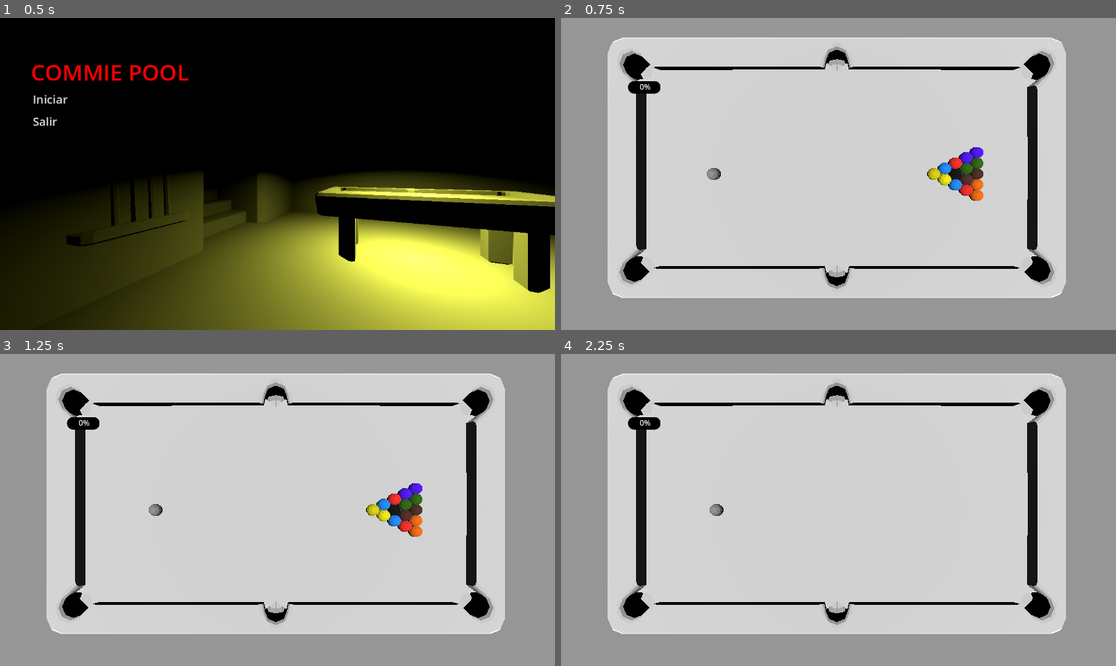
Above: before the commit, frames 1-4 (two rows, left to right).
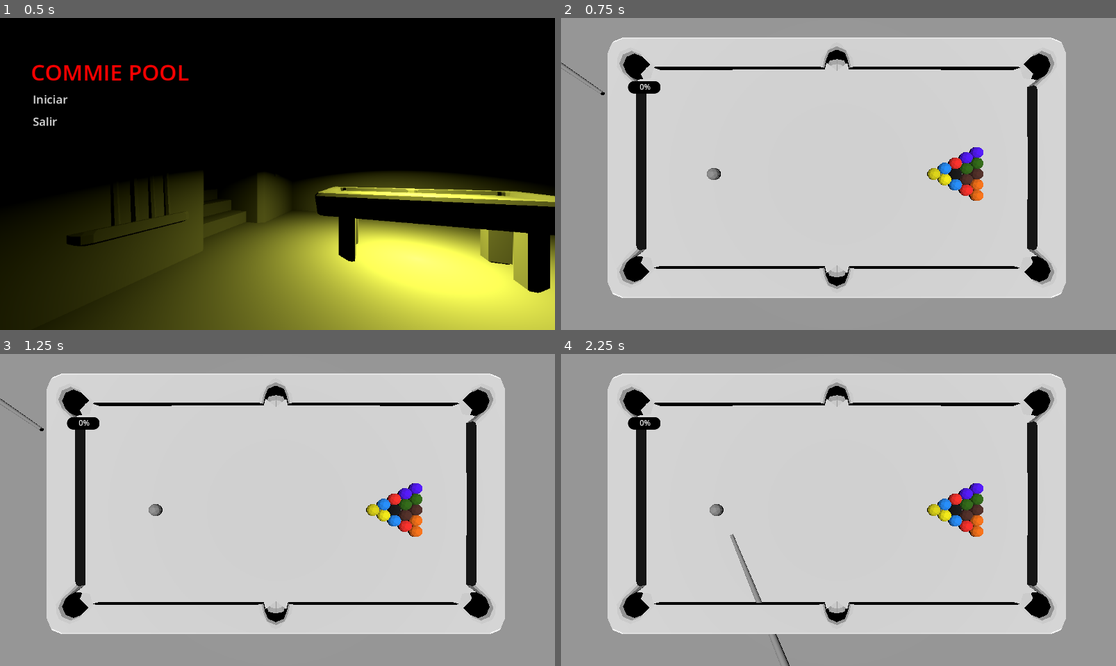
Above: after the commit, the same moments.

Repository: Corcho4433/commiepool-sourcecode
Game: Godot game, scene res://escenes/mainmenu.tscn
Same seed, same stepped clock (60 frames per second), same inputs: the game is played once before the commit and once after it.
Inputs (mouse positions are in pixels of both pictures, inside the frame that each line leads up to):
- Up to frame 1 (0.5 s): no input
- Up to frame 2 (0.75 s): click "Iniciar" at 0.5 s
- Up to frame 3 (1.25 s): no input
- Up to frame 4 (2.25 s): tap Enter at 1.25 s; move the mouse to (960, 494) at 1.27 s; click (960, 494) at 1.35 s; tap H (VisibiltyToggle) at 1.55, 2.1 s; tap Space at 2 s; move the mouse to (727, 525) at 2.02 s

Frame 1 is identical in both runs. In frame 2, less than 0.1% of the frame differs, in the area x 0-8%, y 14-25%; in frame 3, less than 0.1%; in frame 4, 1.3%, in the area x 30-77%, y 41-100%.

Commit message:
palo aparece ahora nashe dou
aasdasd

Diff:
--- a/escenes/GameEscene.tscn
+++ b/escenes/GameEscene.tscn
@@ -18,9 +18,14 @@
 corner_radius_bottom_right = 20
 corner_radius_bottom_left = 20
 
-[node name="GameEscene" type="Node3D" node_paths=PackedStringArray("ball_array")]
+[sub_resource type="CylinderMesh" id="CylinderMesh_eik7x"]
+top_radius = 0.008
+bottom_radius = 0.02
+height = 0.8
+radial_segments = 63
+
+[node name="GameEscene" type="Node3D"]
 script = ExtResource("1_1s41a")
-ball_array = NodePath("BallArrayComponent")
 
 [node name="PoolTable" parent="." instance=ExtResource("3_8ne0i")]
 input_ray_pickable = false
@@ -61,5 +66,9 @@
 fit_content = true
 scroll_active = false
 
+[node name="CueMesh" type="MeshInstance3D" parent="CueComponent"]
+transform = Transform3D(-4.37114e-08, -1, 0, -4.37114e-08, 1.91069e-15, -1, 1, -4.37114e-08, -4.37114e-08, 0, 0, 0)
+mesh = SubResource("CylinderMesh_eik7x")
+
 [connection signal="body_entered" from="PoolTable/HoleCollision" to="BallArrayComponent" method="_on_area_3d_body_entered"]
 [connection signal="input_event" from="PoolTable/CueBall" to="CueComponent" method="_on_cue_ball_input_event"]
--- a/escenes/objects/ball.tscn
+++ b/escenes/objects/ball.tscn
@@ -9,7 +9,7 @@
 [sub_resource type="SphereShape3D" id="SphereShape3D_4ndp0"]
 radius = 0.0290583
 
-[node name="pelota" type="RigidBody3D"]
+[node name="pelota" type="RigidBody3D" groups=["allBalls"]]
 physics_material_override = SubResource("PhysicsMaterial_avylx")
 metadata/_edit_group_ = true
 
--- a/scripts/CueComponent.gd
+++ b/scripts/CueComponent.gd
@@ -4,11 +4,18 @@
 
 var percentage : int
 var oldpercentage : int
+@onready
+var cameraNode : Camera3D = get_node("../Camera3D")
+@onready
+var cueBall : RigidBody3D =  get_node("../PoolTable/CueBall")
+@onready
+var chargeBar : RichTextLabel = get_node("RichTextLabel")
+@onready
+var cueMesh : MeshInstance3D = get_node("CueMesh")
 
-var cameraNode : Camera3D
-var cueBall : RigidBody3D
 
 var action : bool
+var active : bool
 
 var ballPosition : Vector3
 var mousePosition : Vector3
@@ -19,39 +26,52 @@
 var direction : Vector3
 var distance : float
 var forceMultiplier : float = 400
+var forceVariation : float = 1.2
 var maxDistance : float = 0.4
 
 
 func _ready():
-	cameraNode = get_node("../Camera3D")
-	cueBall = get_node("../PoolTable/CueBall")
+
+
 	pass # Replace with function body.
 
 
 # Called every frame. 'delta' is the elapsed time since the previous frame.
 func _process(_delta):
 
+	if !active: return
 	mousePosition = cameraNode.project_position(get_viewport().get_mouse_position(),1)
+	ballPosition = cueBall.position
+	getStrokePower(ballPosition,mousePosition)
+	displayCueStick()
+	if action == true:
 
-	if action == true:
-		getStrokePower(ballPosition,mousePosition)
-		displayText()
+		displayChargeText()
 
 		oldpercentage = percentage
 	if Input.is_action_just_released("LeftClick") and action == true:
 		action = false
+		chargeBar.position = Vector2(139,131)
 		applyStrokePower()
 	pass
 
 func applyStrokePower():
 	cueBall.apply_force(appliedForce, Vector3.ZERO)
 
-func displayText():
-	var carga : RichTextLabel = get_node("RichTextLabel")
+
+func displayCueStick():
+	var cueDirection = (cueMesh.position - ballPosition).normalized()
+	var cueRotation = Vector3(1.5708,atan2(direction.x,direction.z),0)
+	var cuePosition = mousePosition + direction * -0.45
+
+#	if distance < maxDistance:
+	cueMesh.position = cuePosition
+	cueMesh.rotation = cueRotation
+
+func displayChargeText():
 	var tags : String
-
 	percentage = int((distance / maxDistance) * 100)
-	carga.position = abs(Vector2(get_viewport().get_mouse_position())) * 1.03
+	chargeBar.position = abs(Vector2(get_viewport().get_mouse_position())) * 1.03
 	if oldpercentage == percentage: return
 	if percentage >= 0 and percentage < 20:
 		tags = "[color=aqua][wave]"
@@ -65,12 +85,9 @@
 		tags = "[shake][rainbow]"
 
 
-	carga.parse_bbcode("[center]" + tags)
-	carga.add_text(str(percentage) + "%")
-	carga.pop_all()
-
-
-
+	chargeBar.parse_bbcode("[center]" + tags)
+	chargeBar.add_text(str(percentage) + "%")
+	chargeBar.pop_all()
 
 
 
@@ -83,11 +100,10 @@
 	if distance >= maxDistance: distance = maxDistance
 	if Input.is_action_pressed("IncreaseCuePower"):
 			distance += 0.3
-	appliedForce = direction * (forceMultiplier * distance)
+	appliedForce = direction * (forceMultiplier * distance) * randf_range(1,forceVariation)
 	return appliedForce
 
 func _on_cue_ball_input_event(_camera, _event, position, _normal, _shape_idx):
 	if !Input.is_action_just_pressed("LeftClick"): return
 	action = true
-	ballPosition = cueBall.position
 	pass # Replace with function body.
--- a/scripts/ballArray.gd
+++ b/scripts/ballArray.gd
@@ -4,9 +4,7 @@
 
 var StartingArray = ["Ball12","Ball6","Ball15","Ball13","Ball5","Ball4","Ball14","Ball7","Ball11","Ball3","Ball8","Ball10","Ball2","Ball9","Ball1"]
 var CurrentArray : Array
-
-
-
+var MovementThreshold : float = 0.05
 
 
 func GetStartingArray():
@@ -60,6 +58,13 @@
 	ball.deleteBall()
 	CurrentArray.pop_at(pos)
 
+func checkMovement():
+	var allBalls = get_tree().get_nodes_in_group("allBalls")
+	for ballRigidBody : RigidBody3D in allBalls:
+		if ballRigidBody.linear_velocity.length() > MovementThreshold:
+			return false
+	return true
+
 func _on_area_3d_body_entered(body : RigidBody3D):
 	#se activa cuando una pelota sale de la pantalla
 	if body.name == "CueBall":
--- a/scripts/main.gd
+++ b/scripts/main.gd
@@ -1,7 +1,11 @@
 extends Node3D
 class_name PoolTable
-@export var ball_array : BallsArray
-var active = true
+@onready
+var ball_array : BallsArray = get_node("BallArrayComponent")
+@onready
+var cue_component : CueObject = get_node("CueComponent")
+var active : bool = true
+
 # Called when the node enters the scene tree for the first time.
 func _ready():
 	ball_array.GenerateBalls()
@@ -16,6 +20,8 @@
 # Called every frame. 'delta' is the elapsed time since the previous frame.
 func _process(_delta):
 
+	cue_component.active =  ball_array.checkMovement()
+
 	if Input.is_action_just_pressed("SpawnBalls"):
 		ball_array.GenerateBalls()
 		ball_array.SpawnBalls()
@@ -28,8 +34,8 @@
 			ball_array.ChangeBall(randi_range(1,longitud), "Ball" + str(randi_range(1,15)))
 
 	if Input.is_action_just_pressed("VisibiltyToggle"):
+		active = !active
 		ball_array.VisibilityTogle(active)
-		active = !active
 
 
 	pass
Not shown: 1 places in escenes/GameEscene.tscn that only renumber resources
Not shown, added: resources/meshes/palo_pool.mtl
